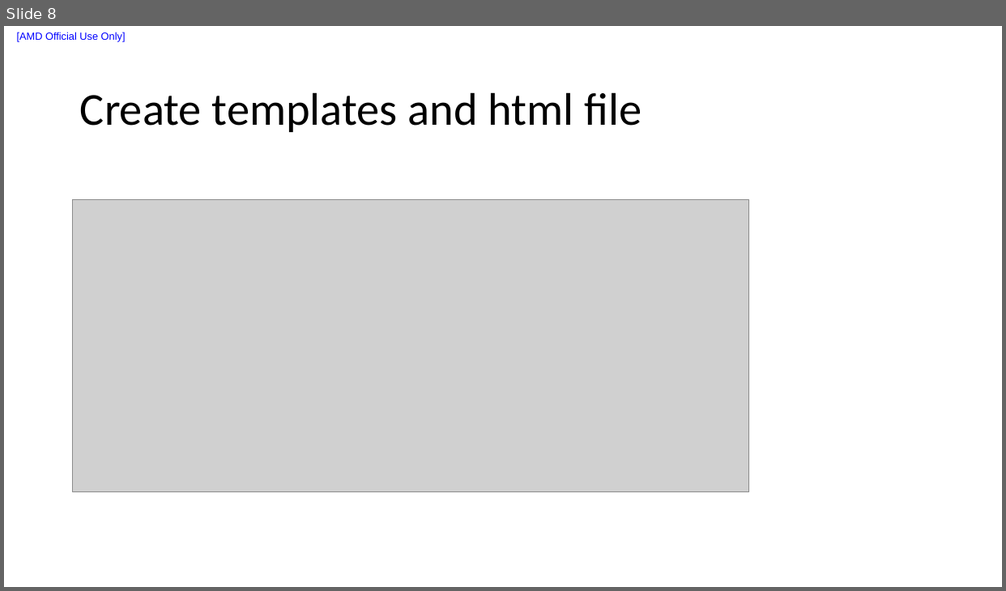
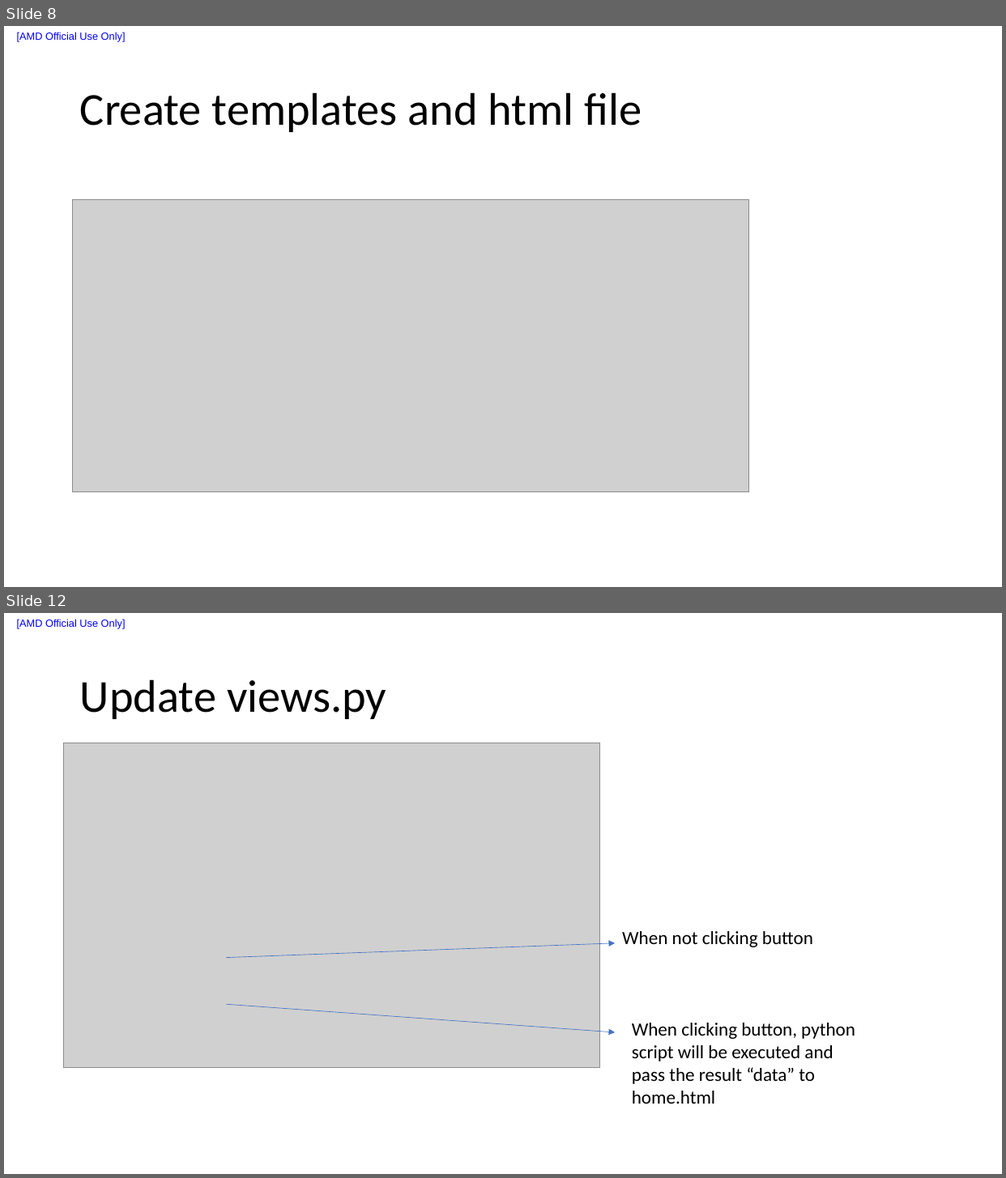
Before and after one commit to liuxu-github-ui/Django, a slide deck: Create new app.pptx. Shown one above the other, each under a label of ours: slide 8 before the commit, slides 8 and 12 after it; the slides between them are not shown. The pictures are 1006x591 and 1006x1178 pixels, drawn with LibreOffice and Linux fonts; fonts in the diff are those of the drawing; grey boxes stand for pictures. Boxes give left, top, right and bottom in pixels: in the first picture for what was removed or moved away, otherwise in the second. Text is boxed around its words. In the diff, an @@ line names an element or a change of style, - is before the commit and + after.

```diff
--- a/Create new app.pptx
+++ b/Create new app.pptx
@@ slide 12 added at [4,613,1002,1174], background #FFFFFF; not listed: 1 template element that a slide beside it also shows @@
@@ title added at [80,679,386,719], 44 pt, text #000000 @@
+Update views.py
@@ picture added at [63,743,600,1068] @@
@@ arrow added from (226, 958) to (615, 943), #4472C4 0.5 pt @@
@@ text added at [622,931,813,948], 18 pt, text #000000 @@
+When not clicking button
@@ arrow added from (226, 1004) to (615, 1033), #4472C4 0.5 pt @@
@@ text added at [632,1023,855,1104], 18 pt, text #000000 @@
+When clicking button, python script will be executed and pass the result “data” to home.html
```
Also in this commit, not shown: 1 slide changed, 9 other slides added, 8 other files.
